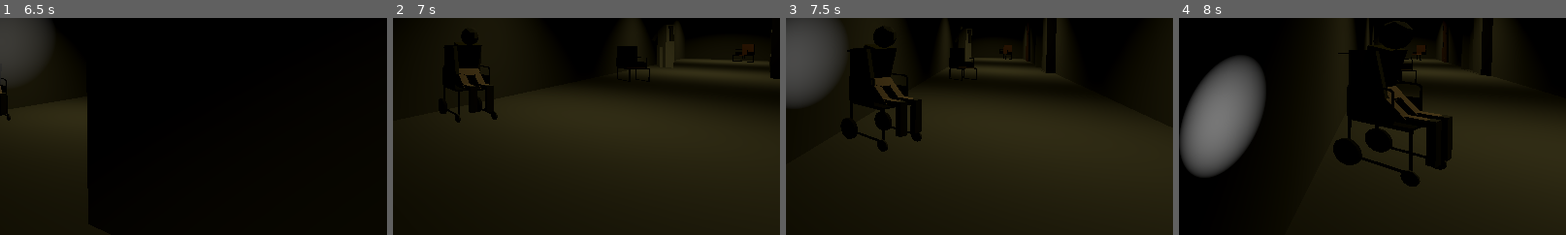
Above: before the commit, frames 1-4 (left to right).
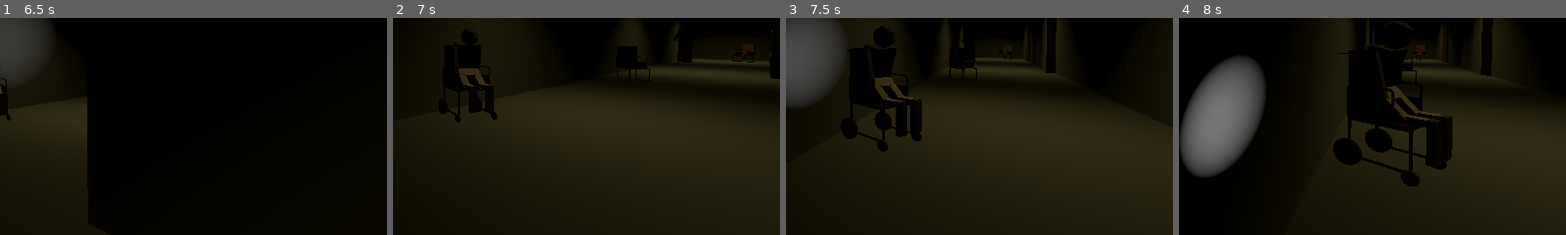
Above: after the commit, the same moments.

Repository: Nawreua/pizza-doggy-jam-4
Game: Godot game, scene res://levels/corridor2b/corridor2b.tscn
The game is run twice, just before and just after one commit, with the same random seed, the same clock (stepped at 60 frames per second) and the same inputs. This scene is started directly instead of the project's main scene. Video files are missing from this copy of the repository; at most half a second of black plays in their place. Sound files missing from this copy of the repository are replaced by a short silence.
Inputs (mouse positions are % of the whole screen's width and height, from its top left):
- Up to frame 1 (6.5 s): tap Enter at 0.5 s; move the mouse to (49, 52) at 0.52 s; hold E (action_light) 0.53-1.28 s; hold W (move_forward) 0.53-2.78 s; move the mouse to (57, 51) at 1.27 s; tap E (action_light) every 1.5 s from 1.35 to 5.85 s; move the mouse to (42, 49) at 2.02 s; hold E (action_light) 2.03-2.78 s; move the mouse to (51, 50) at 2.77 s; hold A (turn_left) 2.78-3.53 s; move the mouse to (46, 48) at 3.52 s; hold E (action_light) 3.53-4.28 s; hold W (move_forward) 3.53-5.78 s; move the mouse to (55, 50) at 4.27 s; move the mouse to (45, 50) at 5.02 s; hold E (action_light) 5.03-5.78 s; move the mouse to (52, 48) at 5.77 s; hold D (turn_right) from 5.78 s (still down)
- Up to frame 2 (7 s): move the mouse to (49, 52) at 6.52 s; release D (turn_right) at 6.53 s; hold W (move_forward) from 6.53 s (still down); hold E (action_light) from 6.53 s (still down)
- Up to frame 3 (7.5 s): keep holding W (move_forward); move the mouse to (57, 51) at 7.27 s; release E (action_light) at 7.28 s; tap E (action_light) at 7.35 s
- Up to frame 4 (8 s): keep holding W (move_forward)
The pictures show only the part of the screen within x 50-100%, y 43-93%; the shares and areas given below are measured in that part.

Frame 1 is identical in both runs. In frame 2, 0.5% of the frame differs, in the area x 68-78%, y 3-23%; in frame 3, 0.2%; in frame 4, less than 0.1%.

Commit message:
levels: add corridor 2b to hall transition

Diff:
--- a/levels/corridor2b/corridor2b.tscn
+++ b/levels/corridor2b/corridor2b.tscn
@@ -8,7 +8,10 @@
 [ext_resource type="PackedScene" uid="uid://bpd7ymb7nneuj" path="res://assets/models/chair.tscn" id="5_fb1am"]
 [ext_resource type="PackedScene" uid="uid://cno4wp71jlixo" path="res://assets/models/wheelchair.tscn" id="5_qjoyh"]
 [ext_resource type="PackedScene" uid="uid://c6qgbxwytntu0" path="res://assets/models/door.tscn" id="6_4xrjk"]
+[ext_resource type="Script" uid="uid://ckiinf2oss6nx" path="res://scripts/level_transition.gd" id="6_p414p"]
+[ext_resource type="VideoStream" uid="uid://cjc0if3ipn2il" path="res://assets/videos/door_opening_low_res.ogv" id="7_1dvff"]
 [ext_resource type="PackedScene" uid="uid://csik5uujsuj0w" path="res://scenes/enemies/guard/guard.tscn" id="7_fb1am"]
+[ext_resource type="AudioStream" uid="uid://b2rlqq73x5kio" path="res://assets/sounds/door.wav" id="8_u4wkg"]
 [ext_resource type="PackedScene" uid="uid://bn2icmswbhaq5" path="res://scenes/enemies/patient/patient.tscn" id="9_6kdt7"]
 
 [sub_resource type="PlaneMesh" id="PlaneMesh_0hhuj"]
@@ -94,6 +97,9 @@
 material = ExtResource("1_0hhuj")
 flip_faces = true
 size = Vector2(3, 24)
+
+[sub_resource type="BoxShape3D" id="BoxShape3D_4xrjk"]
+size = Vector3(5.319214, 6.440979, 2.134201)
 
 [node name="Corridor2b" type="Node3D" unique_id=170621927]
 
@@ -224,6 +230,35 @@
 
 [node name="elevator" parent="Props" unique_id=1634464330 instance=ExtResource("2_qjoyh")]
 transform = Transform3D(-2.1855694e-08, 0, -0.5, 0, 0.5, 0, 0.5, 0, -2.1855694e-08, -9.197418, 0.008288622, -13.784207)
+
+[node name="Area3D" type="Area3D" parent="Props/elevator" unique_id=260210898 node_paths=PackedStringArray("stream", "audio")]
+script = ExtResource("6_p414p")
+scene = "res://levels/hall/hall.tscn"
+stream = NodePath("AspectRatioContainer/VideoStreamPlayer")
+audio = NodePath("AudioStreamPlayer3D")
+
+[node name="CollisionShape3D" type="CollisionShape3D" parent="Props/elevator/Area3D" unique_id=836038164]
+transform = Transform3D(1, 0, 0, 0, 1, 0, 0, 0, 1, 0.78326416, 2.7204895, -0.30008698)
+shape = SubResource("BoxShape3D_4xrjk")
+
+[node name="AspectRatioContainer" type="AspectRatioContainer" parent="Props/elevator/Area3D" unique_id=1690515892]
+anchors_preset = 15
+anchor_right = 1.0
+anchor_bottom = 1.0
+grow_horizontal = 2
+grow_vertical = 2
+size_flags_horizontal = 3
+size_flags_vertical = 3
+stretch_mode = 3
+
+[node name="VideoStreamPlayer" type="VideoStreamPlayer" parent="Props/elevator/Area3D/AspectRatioContainer" unique_id=1938128887]
+layout_mode = 2
+stream = ExtResource("7_1dvff")
+expand = true
+
+[node name="AudioStreamPlayer3D" type="AudioStreamPlayer3D" parent="Props/elevator/Area3D" unique_id=621475867]
+stream = ExtResource("8_u4wkg")
+volume_db = -20.0
 
 [node name="chair3" parent="Props" unique_id=878597953 instance=ExtResource("5_fb1am")]
 transform = Transform3D(0.32898343, 0, 0.37652344, 0, 0.5, 0, -0.37652344, 0, 0.32898343, -11.103792, 0.4389875, -9.027962)
@@ -260,10 +295,13 @@
 omni_range = 1.0
 
 [node name="Guard" parent="." unique_id=491004259 instance=ExtResource("7_fb1am")]
-transform = Transform3D(1, 0, 0, 0, 1, 0, 0, 0, 1, -10.798763, 0.04810989, -14.925079)
+transform = Transform3D(0.42588985, 0, -0.90477496, 0, 1, 0, 0.90477496, 0, 0.42588985, -10.553642, 0.04810989, -19.152678)
 
 [node name="Patient" parent="." unique_id=1818606296 instance=ExtResource("9_6kdt7")]
 transform = Transform3D(0.39386168, 0, 0.9191697, 0, 1, 0, -0.9191697, 0, 0.39386168, -11.662716, 0.3911134, -2.9592862)
 
 [node name="Patient2" parent="." unique_id=1558303827 instance=ExtResource("9_6kdt7")]
 transform = Transform3D(0.51250756, 0, -0.85868275, 0, 1, 0, 0.85868275, 0, 0.51250756, 8.358257, 0.39111328, -0.9678777)
+
+[connection signal="body_entered" from="Props/elevator/Area3D" to="Props/elevator/Area3D" method="_on_body_entered"]
+[connection signal="finished" from="Props/elevator/Area3D/AspectRatioContainer/VideoStreamPlayer" to="Props/elevator/Area3D" method="_on_video_stream_player_finished"]
